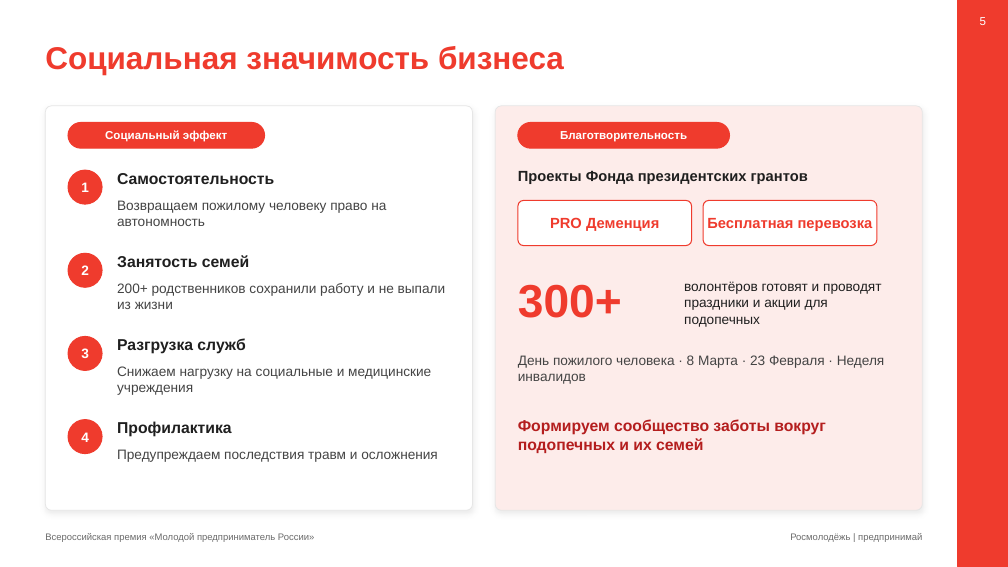
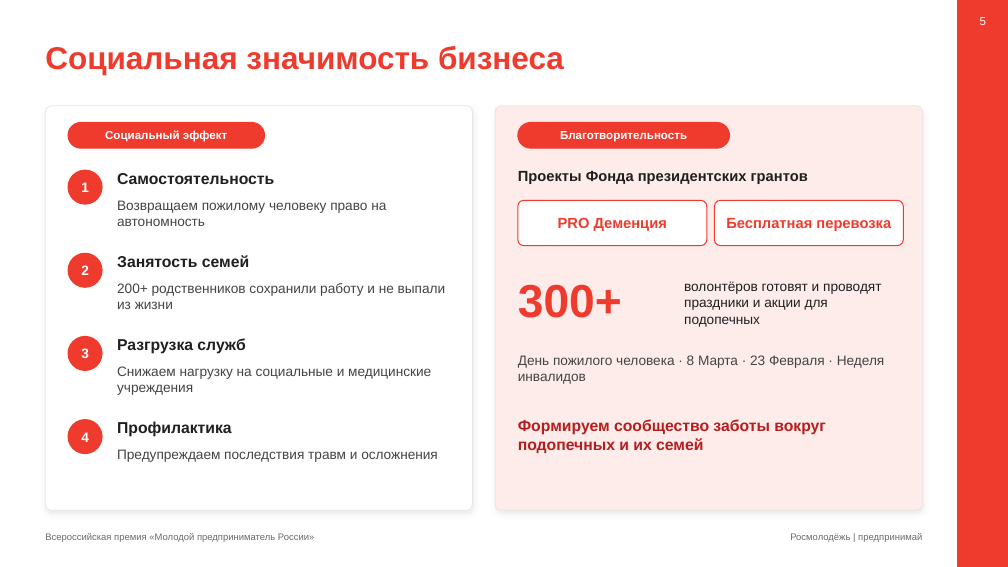
Before and after one commit to ayratsag-ai/alina-instagram, a slide deck: slide 5 of grant/Sodeystvie_pitch_v6.pptx. Drawn at 1008x567 pixels with LibreOffice and Linux fonts; fonts in the diff are those of the drawing. Boxes give left, top, right and bottom in pixels: in the first picture for what was removed or moved away, otherwise in the second. Text is boxed around its words. In the diff, an @@ line names an element or a change of style, - is before the commit and + after.

```diff
--- a/grant/Sodeystvie_pitch_v6.pptx
+++ b/grant/Sodeystvie_pitch_v6.pptx
@@ text "PRO Деменция": place and size @@
-text "PRO Деменция" at box(550, 217, 659, 231)
+text "PRO Деменция" at box(558, 217, 667, 231)
@@ rounded rectangle: place and size @@
-rounded rectangle at box(518, 200, 692, 246)
+rounded rectangle at box(518, 200, 707, 246)
@@ text "Бесплатная перевозка": place and size @@
-text "Бесплатная перевозка" at box(707, 218, 873, 231)
+text "Бесплатная перевозка" at box(726, 218, 891, 231)
@@ rounded rectangle: place and size @@
-rounded rectangle at box(703, 200, 877, 246)
+rounded rectangle at box(715, 200, 904, 246)
```
Also in this commit, not shown: 1 other file.
